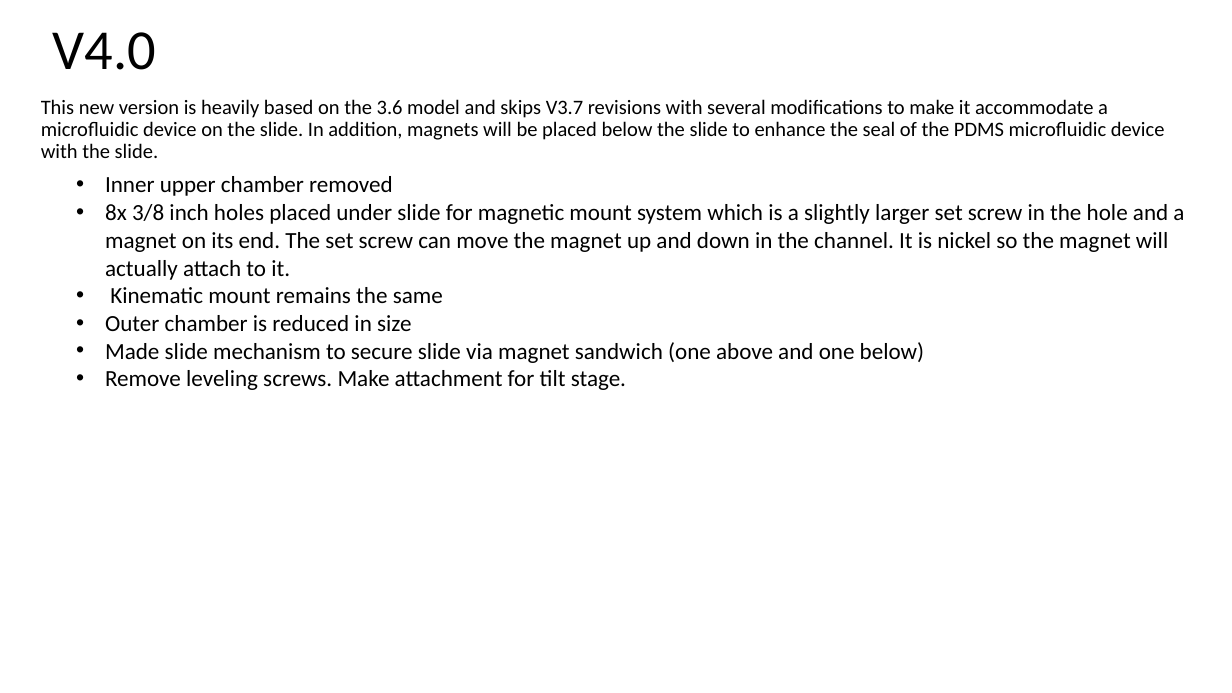
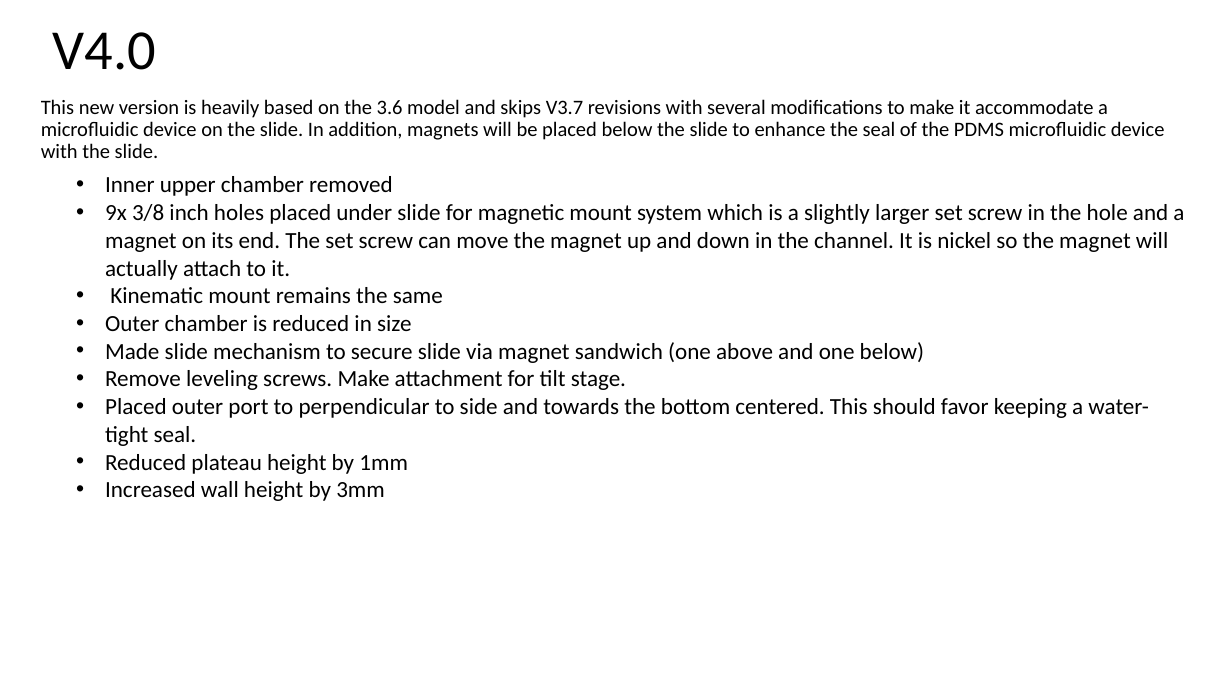
Before and after one commit to mdanderson03/SpectrePlex, a slide deck: slide 9 of 3D model/version logs and observations/Changelogs for Chamber for AutoCIF.pptx. Drawn at 1232x693 pixels with LibreOffice and Linux fonts; fonts in the diff are those of the drawing. Boxes give left, top, right and bottom in pixels: in the first picture for what was removed or moved away, otherwise in the second. Text is boxed around its words. In the diff, an @@ line names an element or a change of style, - is before the commit and + after.

Commit message:
V4.0 update
updated V4.0 chamber for modified set screw sockets. Now have socket for set screw and small socket to firmly fit cylinder magnet. Made new stl for inner chamber as well.

```diff
--- a/3D model/version logs and observations/Changelogs for Chamber for AutoCIF.pptx
+++ b/3D model/version logs and observations/Changelogs for Chamber for AutoCIF.pptx
@@ text at (105, 204, 1184, 280): text changed @@
-• 8x 3/8 inch holes placed under slide for magnetic mount system which is a slightly larger set screw in the hole and a magnet on its end. The set screw can move the magnet up and down in the channel. It is nickel so the magnet will actually attach to it.
+• 9x 3/8 inch holes placed under slide for magnetic mount system which is a slightly larger set screw in the hole and a magnet on its end. The set screw can move the magnet up and down in the channel. It is nickel so the magnet will actually attach to it.
@@ text at (105, 398, 1149, 501): paragraphs added @@
+• Placed outer port to perpendicular to side and towards the bottom centered. This should favor keeping a water-tight seal.
+• Reduced plateau height by 1mm
+• Increased wall height by 3mm
```
Also in this commit, not shown: 5 other files.
